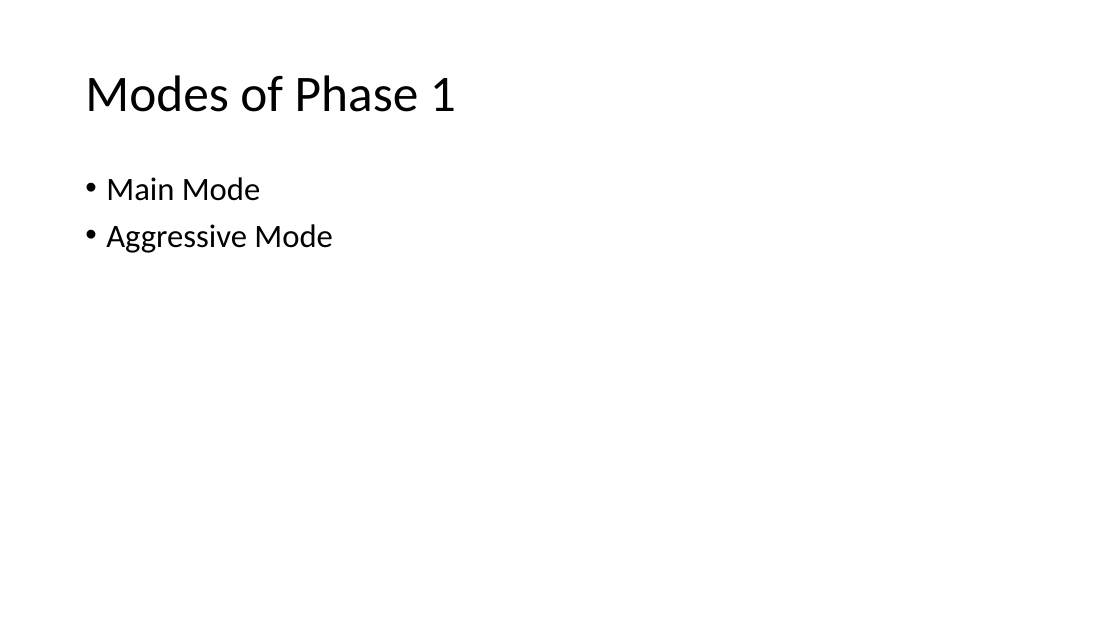
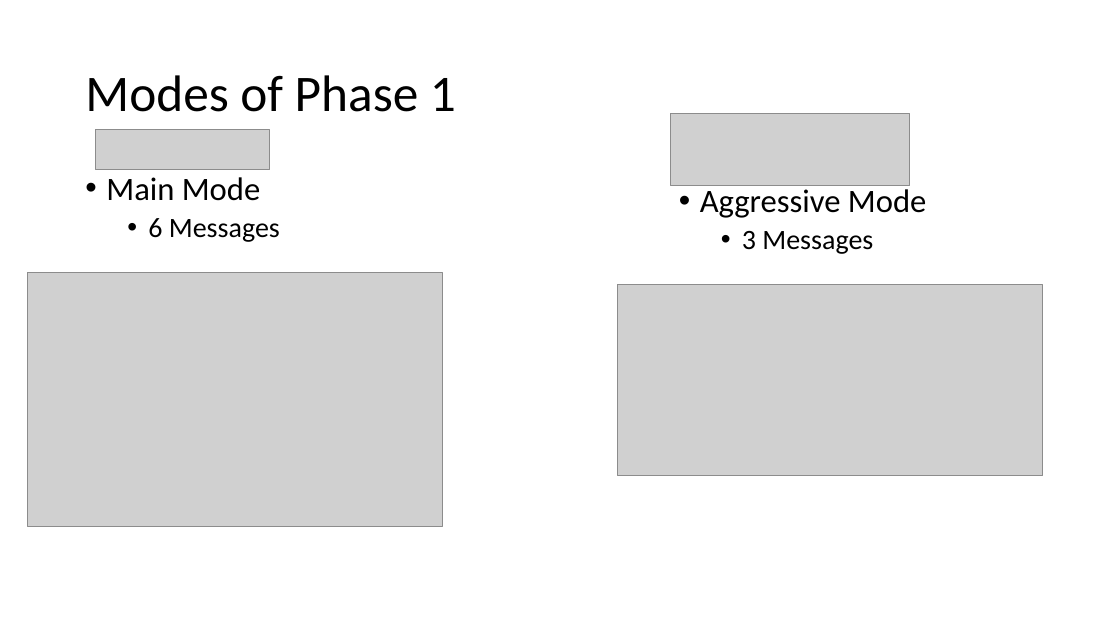
Before and after one commit to ndbellew/AppliedCryptography, a slide deck: slide 8 of Assignments/InternetKeyExchange/Internet Key Exchange.pptx. Drawn at 1120x630 pixels with LibreOffice and Linux fonts; fonts in the diff are those of the drawing; grey boxes stand for pictures. Boxes give left, top, right and bottom in pixels: in the first picture for what was removed or moved away, otherwise in the second. Text is boxed around its words. In the diff, an @@ line names an element or a change of style, - is before the commit and + after.

```diff
--- a/Assignments/InternetKeyExchange/Internet Key Exchange.pptx
+++ b/Assignments/InternetKeyExchange/Internet Key Exchange.pptx
@@ picture added at (670, 113, 910, 187) @@
@@ picture added at (95, 129, 269, 170) @@
@@ text added at (700, 189, 926, 254), 28 pt, text #000000 @@
+• Aggressive Mode
+  • 3 Messages
@@ text at (148, 218, 280, 242): text changed; size 28 to 24 pt @@
-• Aggressive Mode
+  • 6 Messages
@@ picture added at (28, 273, 442, 527) @@
@@ picture added at (618, 285, 1043, 476) @@
```
Also in this commit, not shown: 5 other slides changed, 3 other files.
